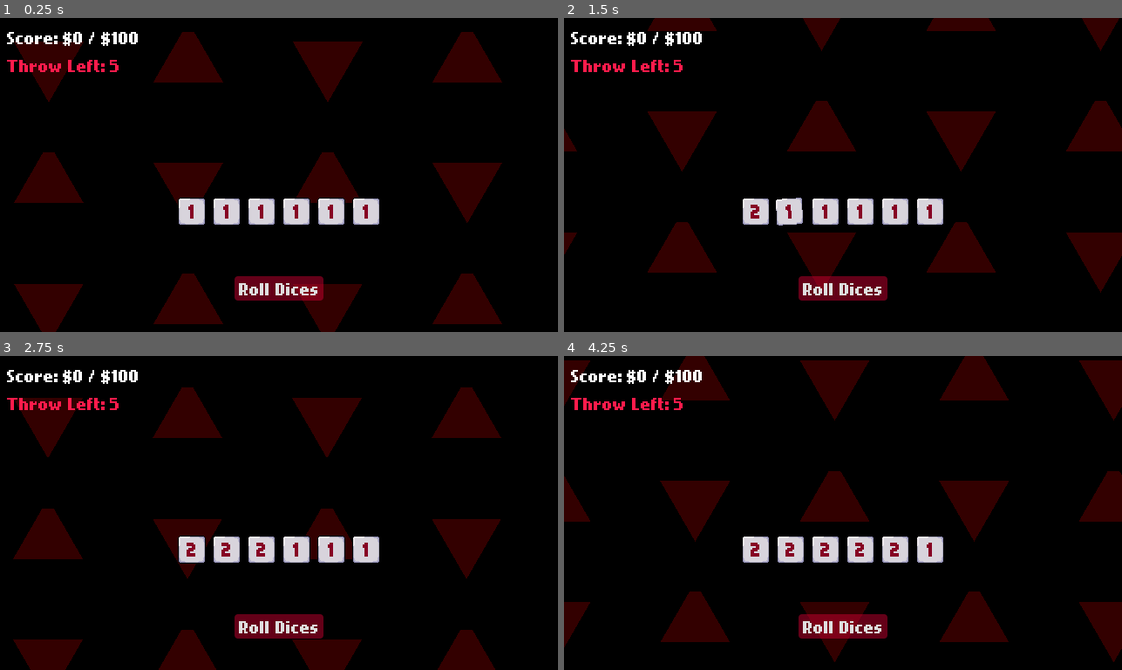
Above: before the commit, frames 1-4 (two rows, left to right).
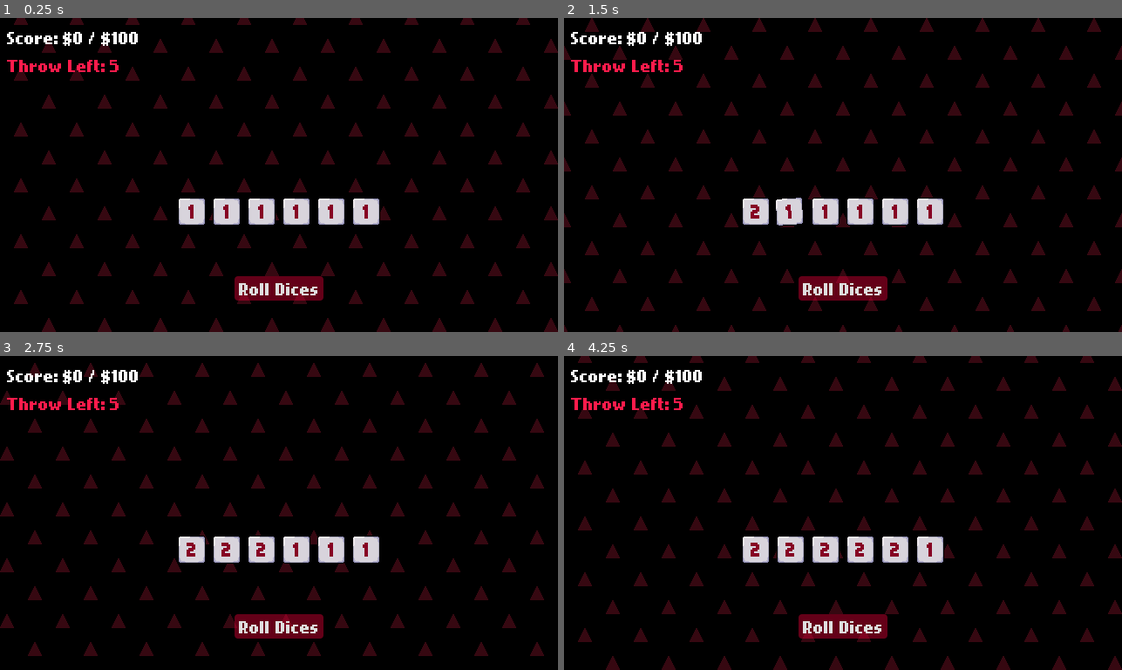
Above: after the commit, the same moments.

Repository: Neo-Ciber94/hell_dice_prototype
Game: Godot game, scene res://common/board/board.tscn
The game is run twice, just before and just after one commit, with the same random seed, the same clock (stepped at 60 frames per second) and the same inputs.
Inputs (mouse positions are in pixels of both pictures, inside the frame that each line leads up to):
- Up to frame 1 (0.25 s): no input
- Up to frame 2 (1.5 s): click (753, 212) at 0.5 s; click (792, 212) at 1.25 s
- Up to frame 3 (2.75 s): click (262, 550) at 2 s
- Up to frame 4 (4.25 s): click (859, 550) at 2.75 s; click (893, 550) at 3.5 s

The runs differ from the first frame. In frame 1, 19% of the frame differs, in the area x 2-100%, y 0-100%; in frame 2, 16%; in frame 3, 17%; in frame 4, 19%, in the area x 0-100%, y 0-100%.

Commit message:
Update background

Diff:
--- a/common/backgrounds/triangle_bg.tscn
+++ b/common/backgrounds/triangle_bg.tscn
@@ -1,24 +1,22 @@
-[gd_scene load_steps=3 format=3 uid="uid://ee5cl2bv8w0d"]
+[gd_scene load_steps=4 format=3 uid="uid://ee5cl2bv8w0d"]
 
-[ext_resource type="Shader" uid="uid://cpfyhs6mrl770" path="res://common/backgrounds/triangle_bg_shader.gdshader" id="1_rp12l"]
+[ext_resource type="Shader" uid="uid://cccjkqsh3osro" path="res://common/backgrounds/move_uv.gdshader" id="1_pctb4"]
+[ext_resource type="Texture2D" uid="uid://mr5hsc78263j" path="res://common/backgrounds/art/triangles.png" id="2_pctb4"]
 
-[sub_resource type="ShaderMaterial" id="ShaderMaterial_nc6r6"]
-shader = ExtResource("1_rp12l")
-shader_parameter/tri_size = 80.000003705
-shader_parameter/spacing = 1.0000000475
-shader_parameter/speed = 90.000004275
-shader_parameter/direction = Vector2(-1, -1)
-shader_parameter/tri_color = Color(1, 0, 0, 1)
-shader_parameter/bg_color = Color(0, 0, 0, 1)
+[sub_resource type="ShaderMaterial" id="ShaderMaterial_x1530"]
+shader = ExtResource("1_pctb4")
+shader_parameter/dir = Vector2(-1, -1)
+shader_parameter/speed = 0.5
 
-[node name="Background" type="ColorRect"]
-material = SubResource("ShaderMaterial_nc6r6")
+[node name="Background" type="TextureRect"]
+material = SubResource("ShaderMaterial_x1530")
 anchors_preset = 15
 anchor_right = 1.0
 anchor_bottom = 1.0
 grow_horizontal = 2
 grow_vertical = 2
-color = Color(0, 0, 0, 1)
+texture = ExtResource("2_pctb4")
+stretch_mode = 1
 
 [node name="ColorRect" type="ColorRect" parent="."]
 layout_mode = 1
@@ -27,4 +25,4 @@
 anchor_bottom = 1.0
 grow_horizontal = 2
 grow_vertical = 2
-color = Color(0, 0, 0, 0.8)
+color = Color(0, 0, 0, 0.70000005)
--- a/common/backgrounds/triangle_bg_shader.gdshader
+++ /dev/null
@@ -1,54 +0,0 @@
-shader_type canvas_item;
-
-uniform float tri_size : hint_range(2.0, 200.0) = 32.0;
-uniform float spacing : hint_range(0.0, 2.0) = 0.3; // fraction of size for spacing
-uniform float speed : hint_range(0.0, 200.0) = 80.0;
-uniform vec2 direction = vec2(1.0, 1.0);
-uniform vec4 tri_color : source_color = vec4(1.0, 0.0, 0.0, 1.0); // red
-uniform vec4 bg_color : source_color = vec4(0.0, 0.0, 0.0, 1.0);  // black
-uniform sampler2D SCREEN_TEXTURE : hint_screen_texture, filter_linear_mipmap;
-
-const float SQRT3 = 1.7320508075688772;
-
-float sdEquilateralTriangle(vec2 p, float r) {
-	const float k = SQRT3;
-	p.x = abs(p.x) - r;
-	p.y = p.y + r / k;
-	if (p.x + k * p.y > 0.0) {
-		p = vec2(p.x - k * p.y, -k * p.x - p.y) / 2.0;
-	}
-	p.x -= clamp(p.x, -2.0 * r, 0.0);
-	return -length(p) * sign(p.y);
-}
-
-void fragment() {
-	vec2 res = vec2(textureSize(SCREEN_TEXTURE, 0));
-	vec2 p = UV * res;
-
-	// Move diagonally
-	vec2 dir = normalize(direction);
-	p += dir * TIME * speed;
-
-	float s = tri_size;
-	float h = SQRT3 * s * 0.5;
-
-	// Add spacing to the grid
-	float sx = s * (1.0 + spacing);
-	float sy = h * (1.0 + spacing);
-
-	vec2 grid = vec2(floor(p.x / sx), floor(p.y / sy));
-	vec2 cell_origin = vec2(grid.x * sx, grid.y * sy);
-
-	// Alternate triangles up/down
-	bool up = mod(grid.x + grid.y, 2.0) == 0.0;
-
-	vec2 local = p - cell_origin - vec2(s * 0.5, h * 0.5);
-	if (!up) local.y = -local.y;
-
-	float d = sdEquilateralTriangle(local, s * 0.5);
-	float inside = step(d, 0.0);
-
-	vec4 screen_col = texture(SCREEN_TEXTURE, SCREEN_UV);
-	vec4 color = mix(bg_color, tri_color, inside);
-	COLOR = mix(screen_col, color, 1.0);
-}
--- /dev/null
+++ b/common/data/game_board.gd
@@ -0,0 +1,18 @@
+class_name BoardData
+
+const MAX_DICES: int = 6;
+
+signal on_target_score_changed(new_value: int)
+signal on_current_score_changed(new_value: int)
+signal on_current_round_changed(new_round: int)
+signal on_dices_changed(new_dices: Array[Dice])
+
+var target_score: int;
+var current_score: int;
+var current_round: int;
+
+var dices: Array[Dice] = []:
+	get: return dices.slice(0, MAX_DICES)
+	set(value):
+		dices = value.slice(0, MAX_DICES)
+		on_dices_changed.emit(dices)
Binary file added: common/backgrounds/art/triangles.png
Not shown, added: common/backgrounds/art/triangles.png.import
Not shown, removed: common/backgrounds/triangle_bg_shader.gdshader.uid
Not shown, added: common/data/game_board.gd.uid
